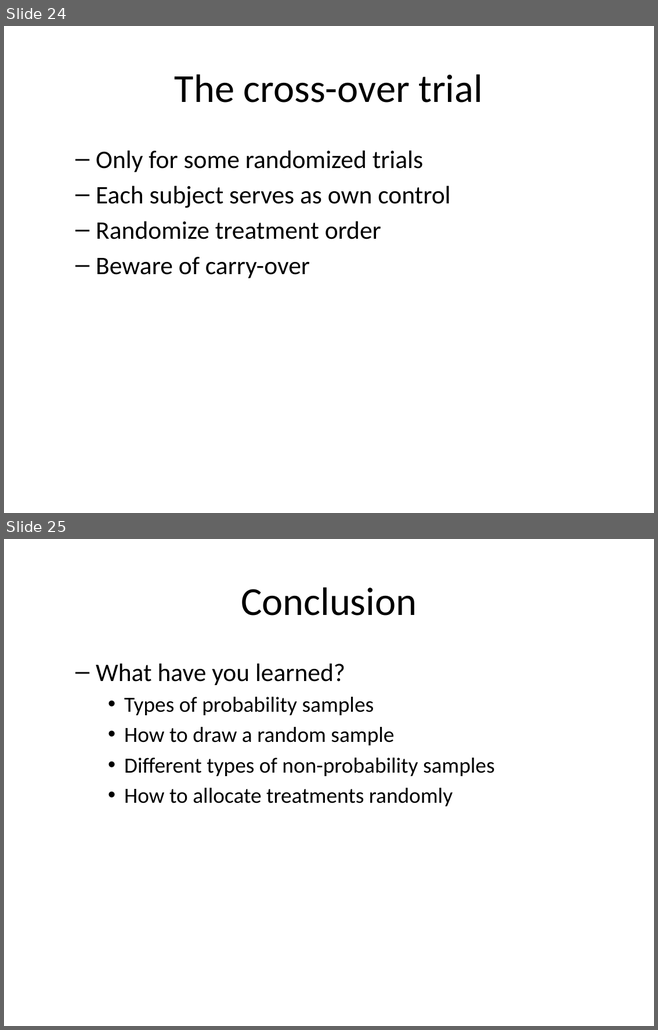
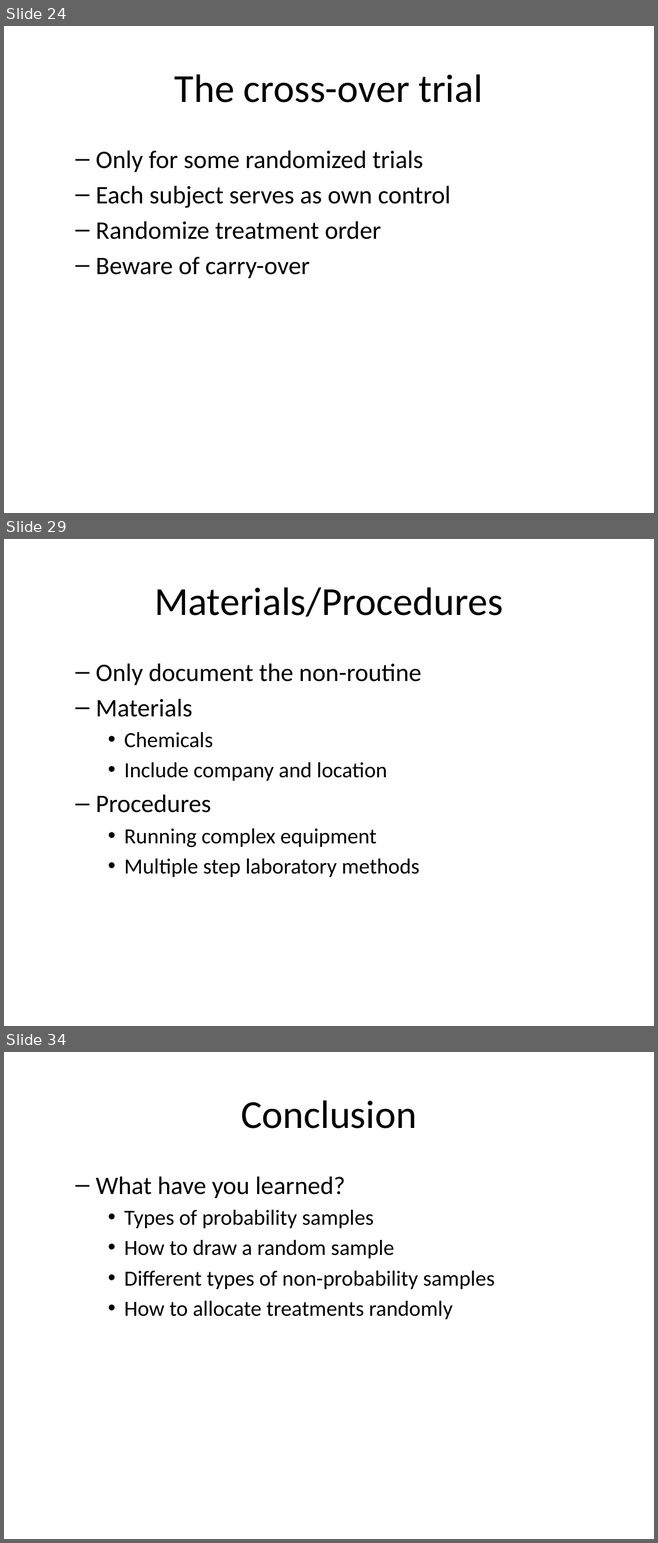
Before and after one commit to pmean/classes, a slide deck: clinical-research-methodology/results/video08-sampling.pptx. Shown one above the other, each under a label of ours: slides 24 and 25 before the commit, slides 24, 29 and 34 after it; the slides between them are not shown. The pictures are 658x1030 and 658x1543 pixels, drawn with LibreOffice and Linux fonts; fonts in the diff are those of the drawing. Boxes give left, top, right and bottom in pixels: in the first picture for what was removed or moved away, otherwise in the second. Text is boxed around its words. In the diff, an @@ line names an element or a change of style, - is before the commit and + after.

```diff
--- a/clinical-research-methodology/results/video08-sampling.pptx
+++ b/clinical-research-methodology/results/video08-sampling.pptx
@@ slide 29 added at box(4, 539, 654, 1026), background #FFFFFF @@
@@ title added at box(154, 587, 503, 617), 44 pt, text #000000 @@
+Materials/Procedures
@@ text added at box(96, 663, 421, 877), 24 pt, text #000000 @@
+  – Only document the non-routine
+  – Materials
+    • Chemicals
+    • Include company and location
+  – Procedures
+    • Running complex equipment
+    • Multiple step laboratory methods
@@ what was slide 25 is now slide 34 @@
```
Also in this commit, not shown: 1 slide changed, 8 other slides added.
